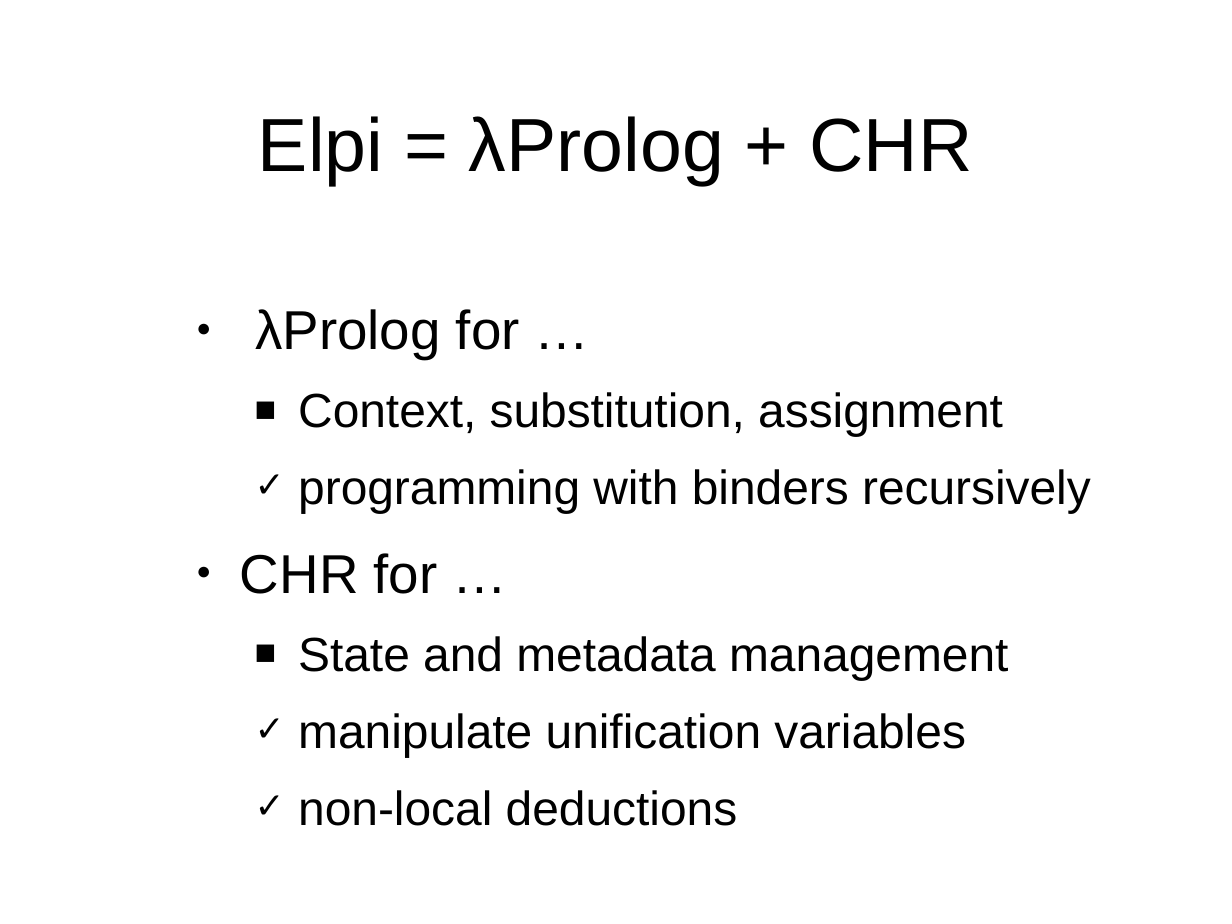
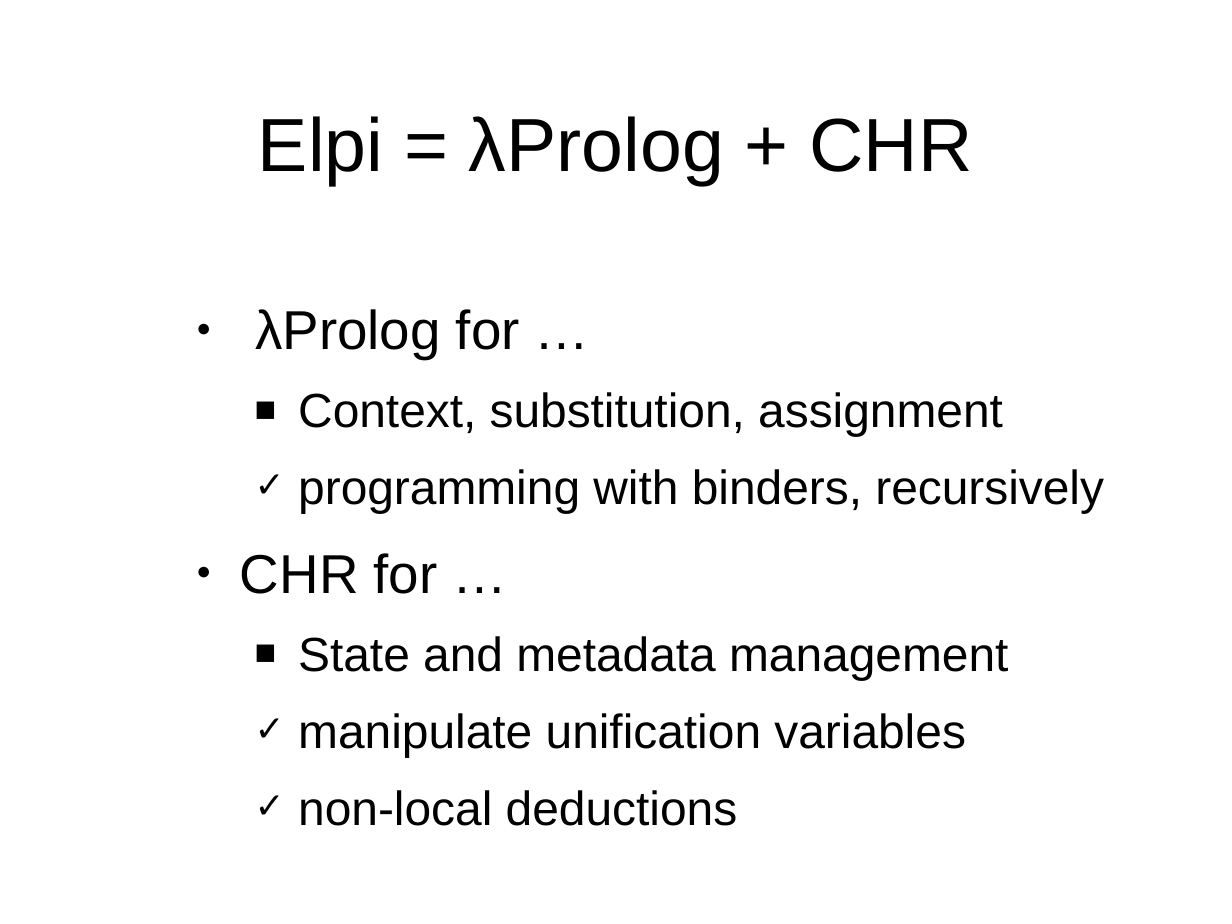
Before and after one commit to gares/demo-nantes-20-12-2023, a slide deck: slide 7 of slides.odp. Drawn at 1232x924 pixels with LibreOffice and Linux fonts; fonts in the diff are those of the drawing; background and template pictures are left out. Boxes give left, top, right and bottom in pixels: in the first picture for what was removed or moved away, otherwise in the second. Text is boxed around its words. In the diff, an @@ line names an element or a change of style, - is before the commit and + after.

```diff
--- a/slides.odp
+++ b/slides.odp
@@ text at box(298, 469, 1104, 513): text changed @@
-  ✓ programming with binders recursively
+  ✓ programming with binders, recursively
```
Also in this commit, not shown: 39 other slides changed, 1 slide added, 5 other files.
